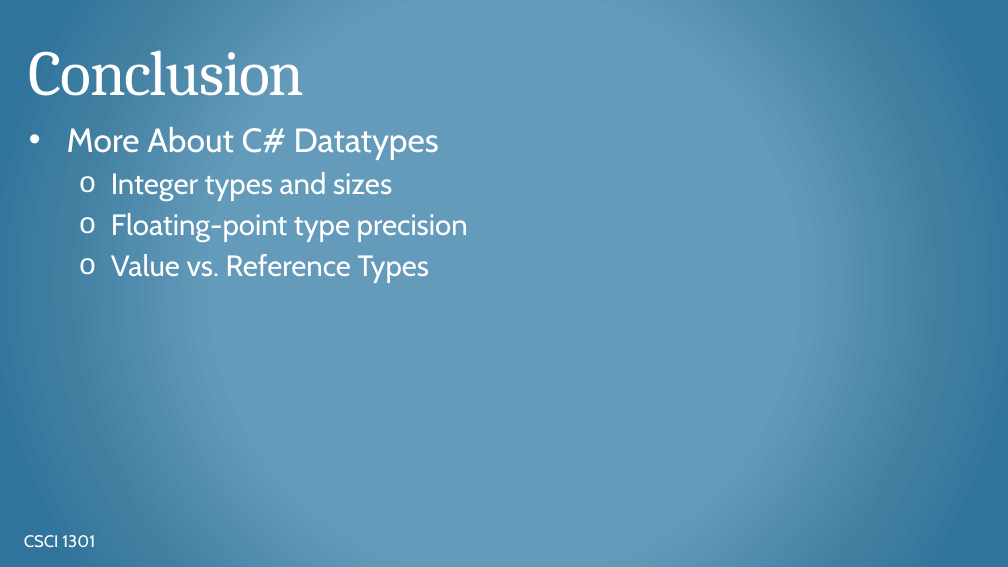
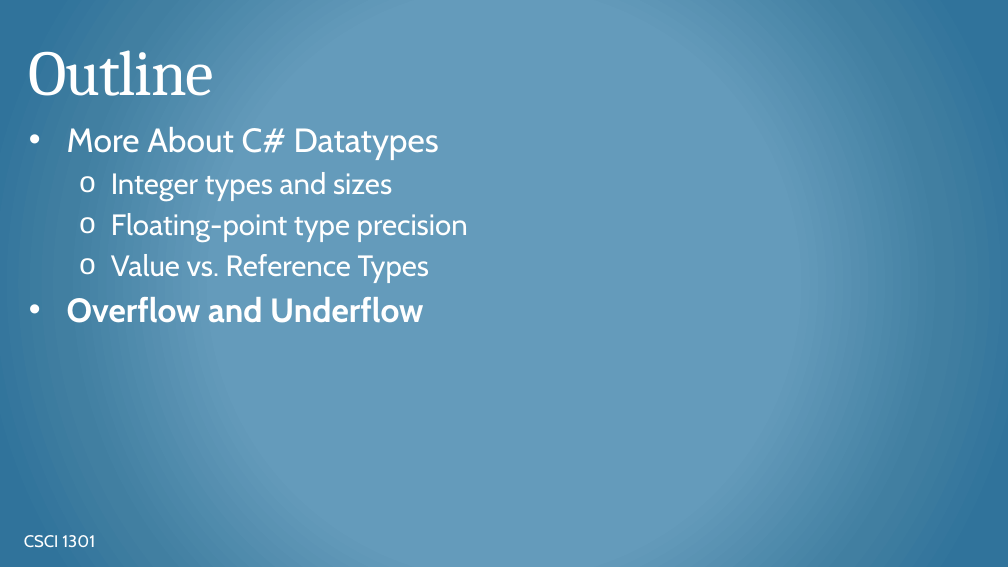
Before and after one commit to csci-1301/csci-1301.github.io, a slide deck: slide 17 of lectures/030_datatypes_and_variables/Datatypes-Variables-Details.pptx (slide 16 before the commit). Drawn at 1008x567 pixels with LibreOffice and Linux fonts; fonts in the diff are those of the drawing; background and template pictures are left out. Boxes give left, top, right and bottom in pixels: in the first picture for what was removed or moved away, otherwise in the second. Text is boxed around its words. In the diff, an @@ line names an element or a change of style, - is before the commit and + after.

Commit message:
Added slides on overflow and underflow
These topics can go with the "More details" lecture on datatypes and variables.

```diff
--- a/lectures/030_datatypes_and_variables/Datatypes-Variables-Details.pptx
+++ b/lectures/030_datatypes_and_variables/Datatypes-Variables-Details.pptx
@@ title at (x1=29, y1=50, x2=214, y2=96): text changed @@
-Conclusion
+Outline
@@ text at (x1=67, y1=297, x2=423, y2=323): paragraph added @@
+• Overflow and Underflow
```
Also in this commit, not shown: 3 other slides changed, 6 slides added, 1 slide removed, 1 other file.
